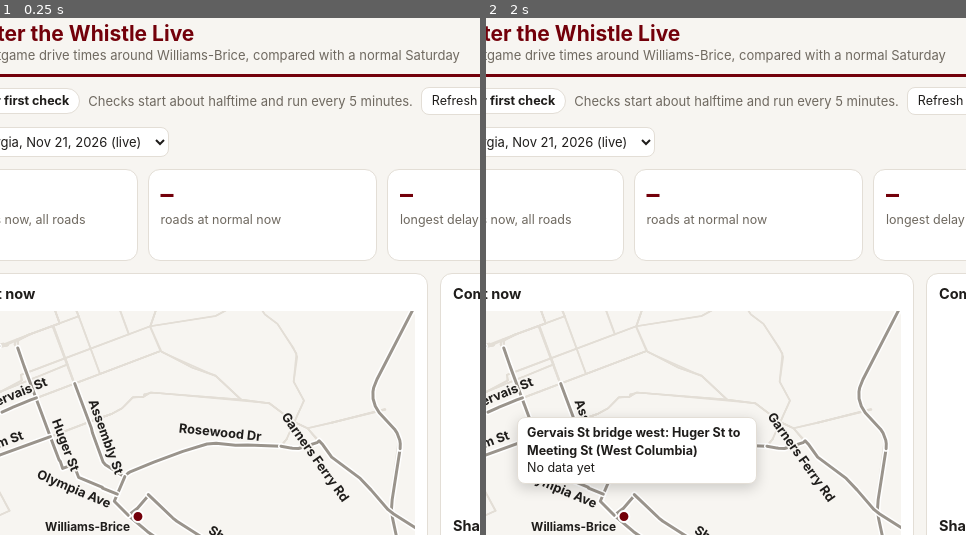
Above: before the commit, frames 1-2 (left to right).
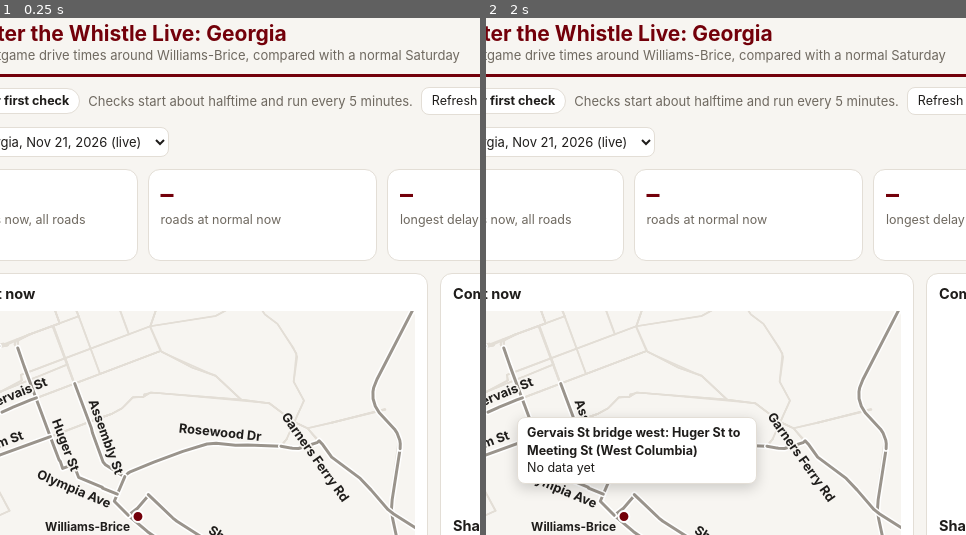
Above: after the commit, the same moments.

Repository: benjmauldin-blip/gameday-live
Game: browser game, page index.html
The game is run twice, just before and just after one commit, with the same random seed, the same clock (stepped at 60 frames per second) and the same inputs.
Inputs (mouse positions are % of the whole screen's width and height, from its top left):
- Up to frame 1 (0.25 s): no input
- Up to frame 2 (2 s): move the mouse to (50, 54) at 1.07 s; click "Refresh" at 1.27 s; move the mouse to (30, 44) at 1.67 s; click (12, 37) at 1.87 s
The pictures show only the part of the screen within x 10-60%, y 0-50%; the shares and areas given below are measured in that part.

The runs differ from the first frame. In frame 1, 0.3% of the frame differs, in the area x 40-60%, y 1-6%; in frame 2, 0.3%.

Commit message:
Clear tiles and road list when switching to a game with no data yet
Co-Authored-By: Claude Opus 5.5 <noreply@anthropic.com>
Claude-Session: https://claude.ai/code/session_013AmgcGuZtZsLcLZGkK4KZL

Diff:
--- a/index.html
+++ b/index.html
@@ -260,7 +260,11 @@
   if(!d||!d.series||!d.series.length){
     pill.className='pill wait'; pt.textContent='Waiting for first check';
     document.getElementById('updated').textContent='Checks start about halftime and run every 5 minutes.';
-    drawMap(null); drawLine('chart',[], 'extra_min',10,260); document.getElementById('vs').hidden=true; document.getElementById('cmpkey').hidden=true; drawLine('share',[], '',1,120,'',true); return;
+    drawMap(null); drawLine('chart',[], 'extra_min',10,260); document.getElementById('vs').hidden=true; document.getElementById('cmpkey').hidden=true;
+    document.getElementById('title').textContent='After the Whistle Live'+(d&&d.title?': '+d.title:'');
+    ['t1','t2','t3','t4'].forEach(id=>document.getElementById(id).textContent='–');
+    document.getElementById('t2s').textContent='roads at normal now'; document.getElementById('t3s').textContent='longest delay now'; document.getElementById('t4s').textContent='peak so far';
+    document.getElementById('rows').innerHTML=''; document.getElementById('cards').innerHTML='<p class="sub">Road details appear after the first check.</p>'; drawLine('share',[], '',1,120,'',true); return;
   }
   document.getElementById('title').textContent=`After the Whistle Live: ${d.title}`;
   const last=d.series[d.series.length-1];
